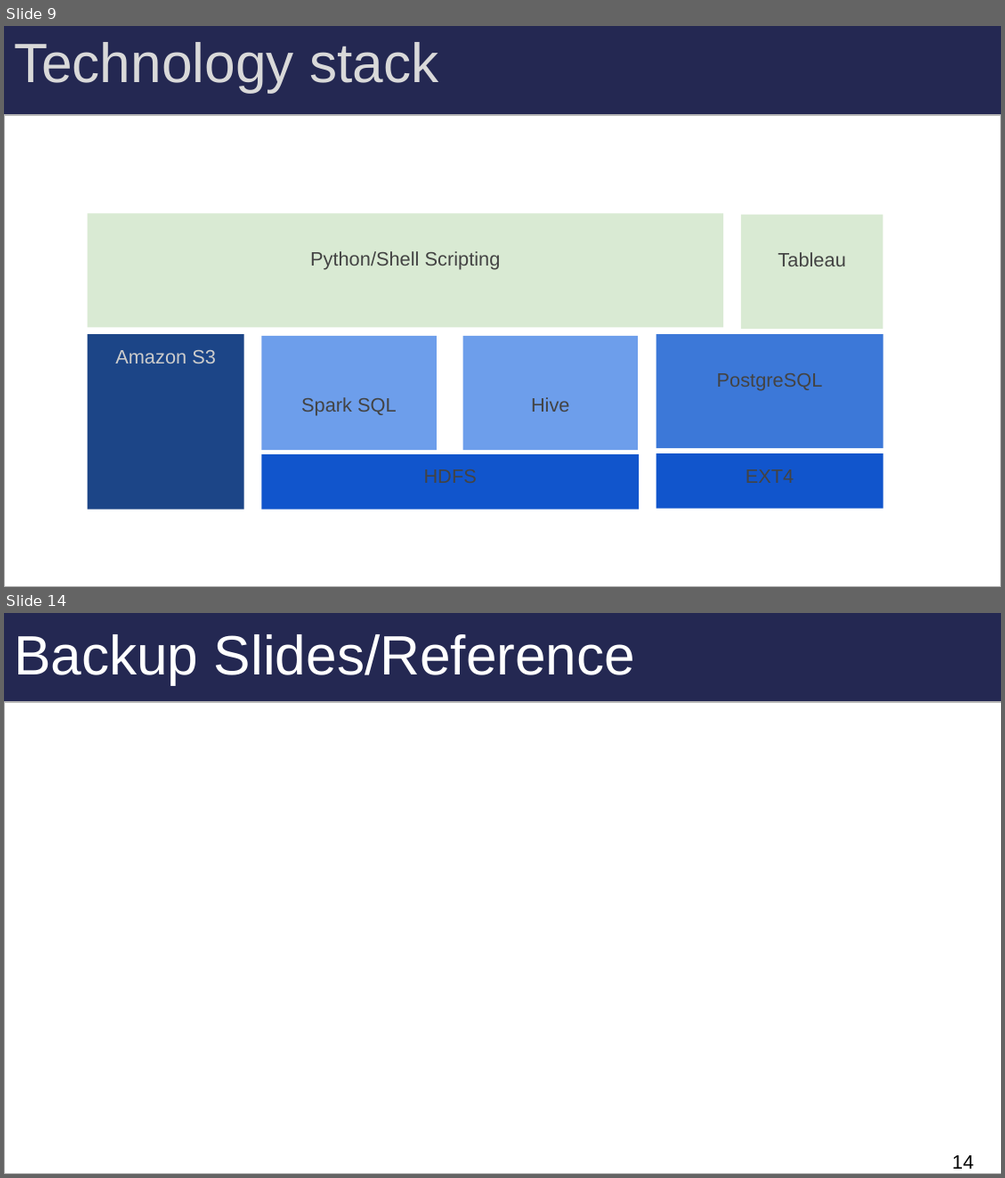
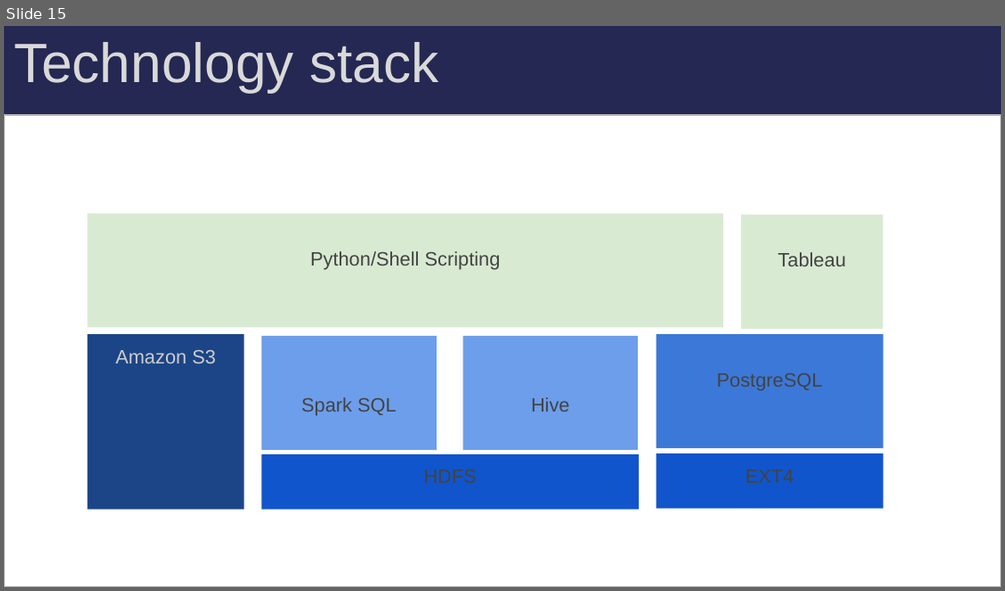
Before and after one commit to blakkan/CabStuff, a slide deck: W205-TaxiNYC-FinalPresentation-JB-RN-AP.pptx. Shown one above the other, each under a label of ours: slides 9 and 14 before the commit, slide 15 after it; the slides between them are not shown. The pictures are 1005x1178 and 1005x591 pixels, drawn with LibreOffice and Linux fonts; fonts in the diff are those of the drawing. Boxes give left, top, right and bottom in pixels: in the first picture for what was removed or moved away, otherwise in the second. Text is boxed around its words. In the diff, an @@ line names an element or a change of style, - is before the commit and + after.

```diff
--- a/W205-TaxiNYC-FinalPresentation-JB-RN-AP.pptx
+++ b/W205-TaxiNYC-FinalPresentation-JB-RN-AP.pptx
@@ slide 14 removed at (4, 613, 1001, 1174), background gradient #B7B7B7 to #C2D8F5 to #E1EBF9; not listed: 1 template element that a slide beside it also shows @@
@@ title removed at (14, 634, 635, 684) @@
-Backup Slides/Reference
@@ rectangle removed at (5, 702, 1001, 1173) @@
@@ page number removed at (952, 1155, 973, 1168) @@
-14
@@ what was slide 9 is now slide 15 @@
```
Also in this commit, not shown: 6 slides changed, 5 slides added, 5 other slides removed.
